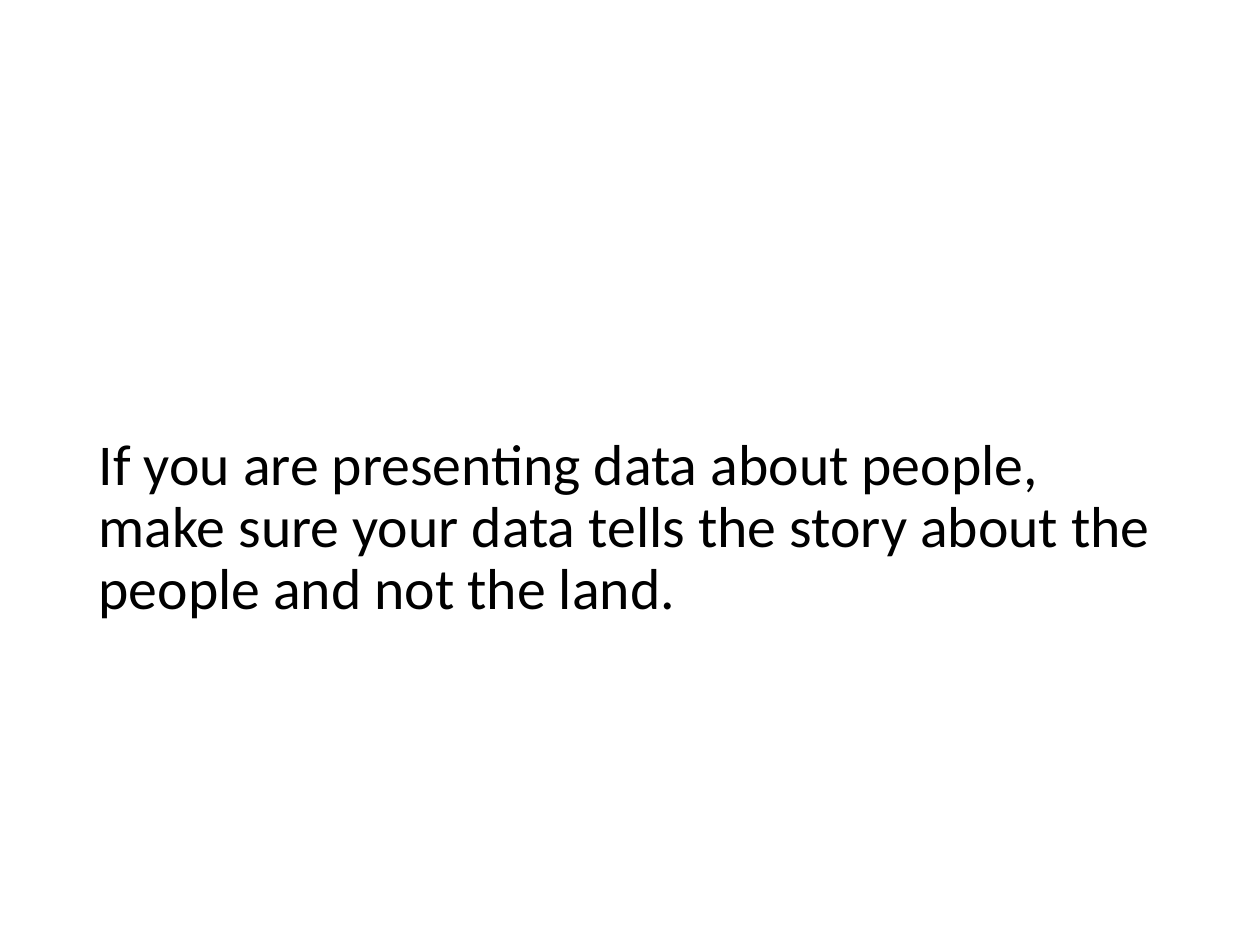
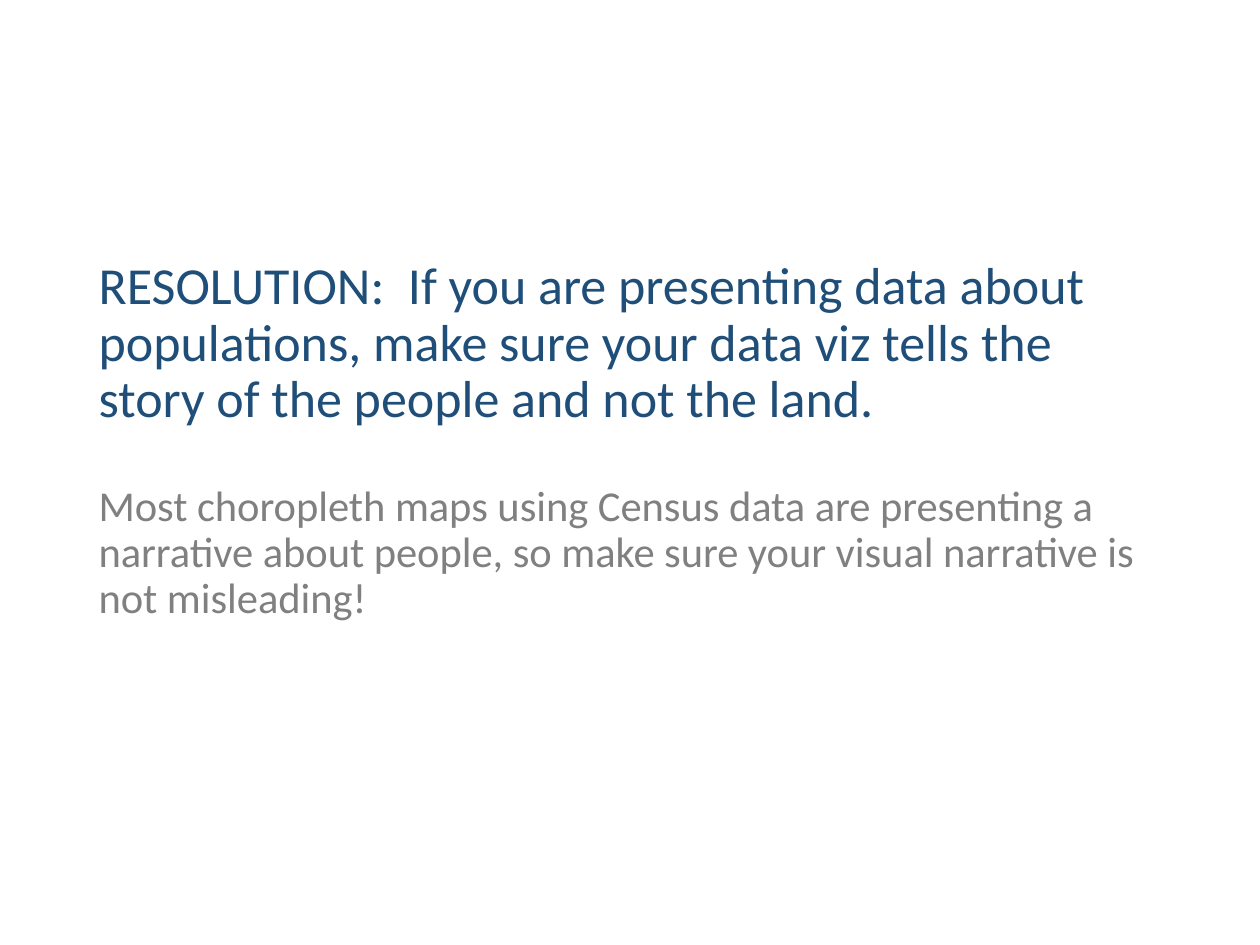
Before and after one commit to DS4PS/cpp-529-fall-2020, a slide deck: slide 9 of lectures/p-05-visual-narrative.pptx (slide 8 before the commit). Drawn at 1260x945 pixels with LibreOffice and Linux fonts; fonts in the diff are those of the drawing. Boxes give left, top, right and bottom in pixels: in the first picture for what was removed or moved away, otherwise in the second. Text is boxed around its words. In the diff, an @@ line names an element or a change of style, - is before the commit and + after.

Commit message:
update visual narrative slides

```diff
--- a/lectures/p-05-visual-narrative.pptx
+++ b/lectures/p-05-visual-narrative.pptx
@@ title at [99,268,1133,620]: text changed; size 33 to 24.3 pt; text colour #000000 to #808080 @@
-If you are presenting data about people, make sure your data tells the story about the people and not the land.
+RESOLUTION: If you are presenting data about populations, make sure your data viz tells the story of the people and not the land.
+Most choropleth maps using Census data are presenting a narrative about people, so make sure your visual narrative is not misleading!
```
Also in this commit, not shown: 2 other slides changed, 13 slides added, 2 slides removed, 1 other file.
